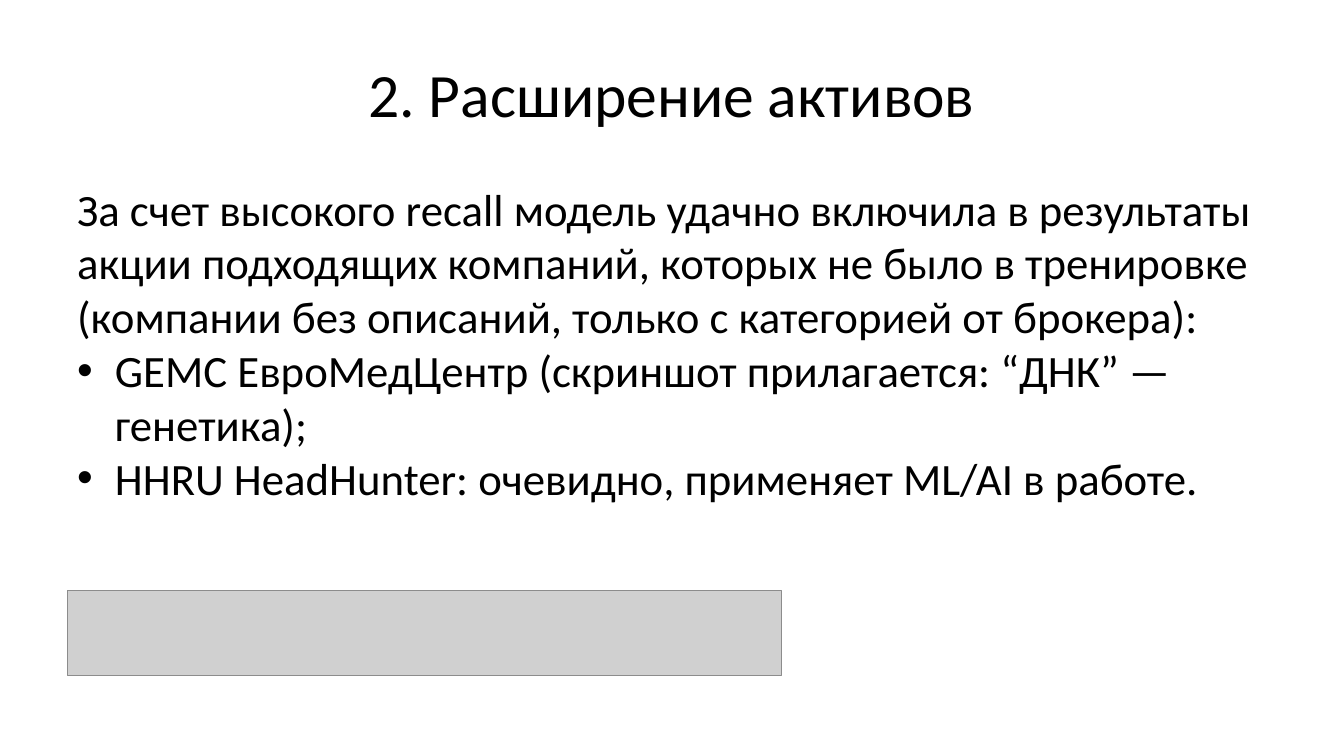
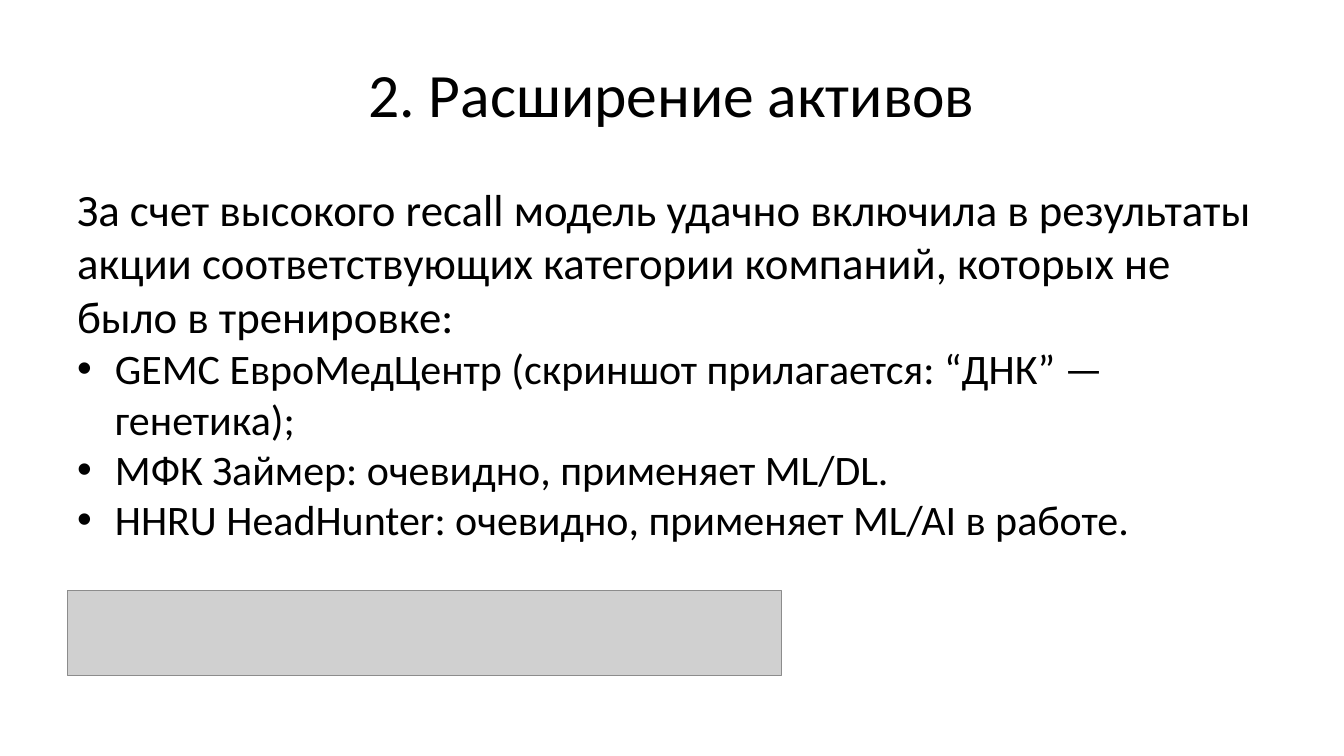
Before and after one commit to Charles-Wi/OtusML, a slide deck: slide 3 of Diploma/User cases при использовании моделей.pptx. Drawn at 1344x756 pixels with LibreOffice and Linux fonts; fonts in the diff are those of the drawing; grey boxes stand for pictures. Boxes give left, top, right and bottom in pixels: in the first picture for what was removed or moved away, otherwise in the second. Text is boxed around its words. In the diff, an @@ line names an element or a change of style, - is before the commit and + after.

```diff
--- a/Diploma/User cases при использовании моделей.pptx
+++ b/Diploma/User cases при использовании моделей.pptx
@@ text at <box>77,195,1250,341</box>: text changed @@
-За счет высокого recall модель удачно включила в результаты акции подходящих компаний, которых не было в тренировке (компании без описаний, только с категорией от брокера):
+За счет высокого recall модель удачно включила в результаты акции соответствующих категории компаний, которых не было в тренировке:
@@ text at <box>115,353,1129,542</box>: size 32 to 30 pt in "GEMC ЕвроМедЦентр (скриншот прилагается: “ДНК” — генетика);", "HHRU HeadHunter: очевидно, применяет ML/AI в работе." @@
@@ text at <box>115,456,889,492</box>: paragraph added @@
+• МФК Займер: очевидно, применяет ML/DL.
```
Also in this commit, not shown: 1 other file.
